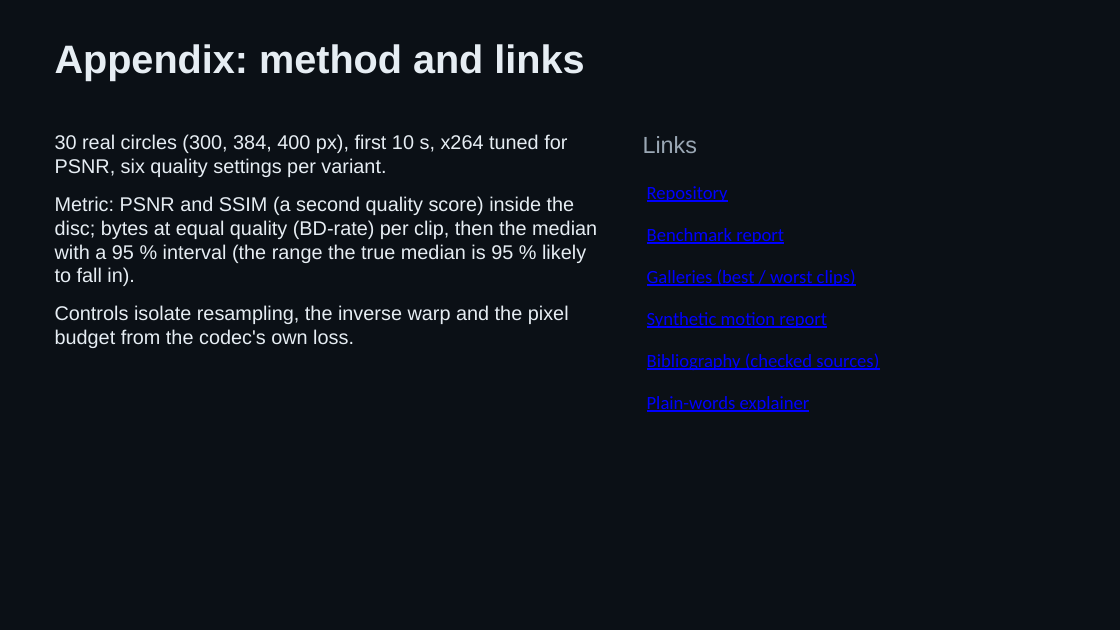
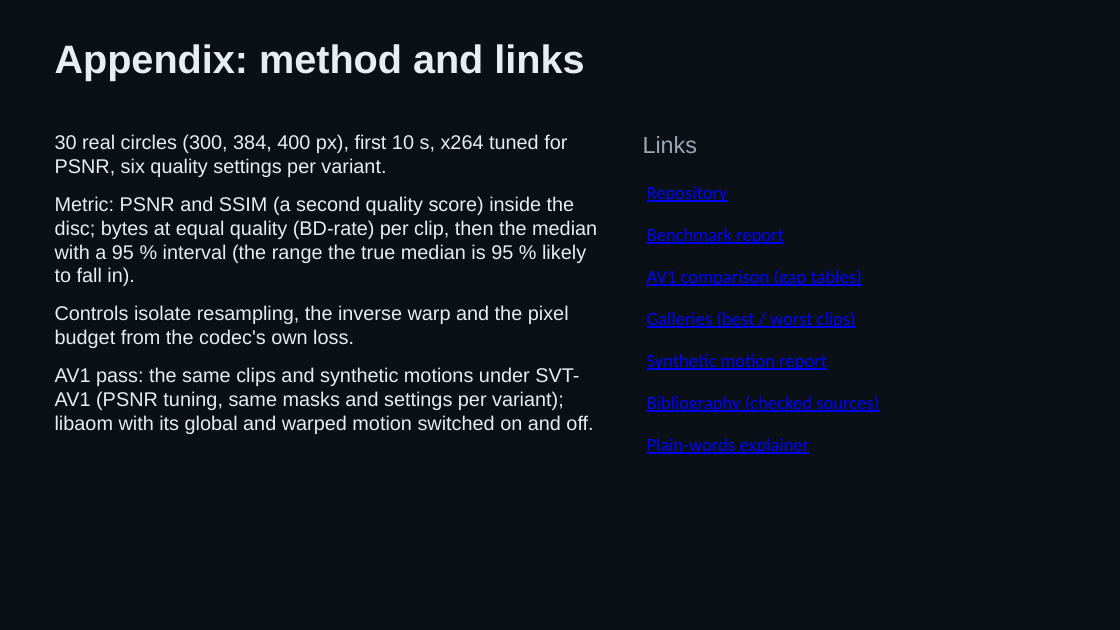
Before and after one commit to padington/polar-codec-site, a slide deck: slide 22 of slides/polar-codec.pptx. Drawn at 1120x630 pixels with LibreOffice and Linux fonts; fonts in the diff are those of the drawing. Boxes give left, top, right and bottom in pixels: in the first picture for what was removed or moved away, otherwise in the second. Text is boxed around its words. In the diff, an @@ line names an element or a change of style, - is before the commit and + after.

```diff
--- a/slides/polar-codec.pptx
+++ b/slides/polar-codec.pptx
@@ text added at (x1=647, y1=269, x2=862, y2=286), 16 pt, text #0000FF, underline @@
+AV1 comparison (gap tables)
@@ text at (x1=55, y1=367, x2=593, y2=434): paragraph added @@
+AV1 pass: the same clips and synthetic motions under SVT-AV1 (PSNR tuning, same masks and settings per variant); libaom with its global and warped motion switched on and off.
@@ 3 texts moved together from (x1=647, y1=269, x2=879, y2=370) to (x1=647, y1=311, x2=879, y2=412) @@
@@ text "Plain-words explainer" moved from (x1=647, y1=396, x2=810, y2=412) to (x1=647, y1=438, x2=810, y2=454) @@
```
Also in this commit, not shown: 2 other slides changed, 1 slide added, 1 slide removed, 7 other files.
